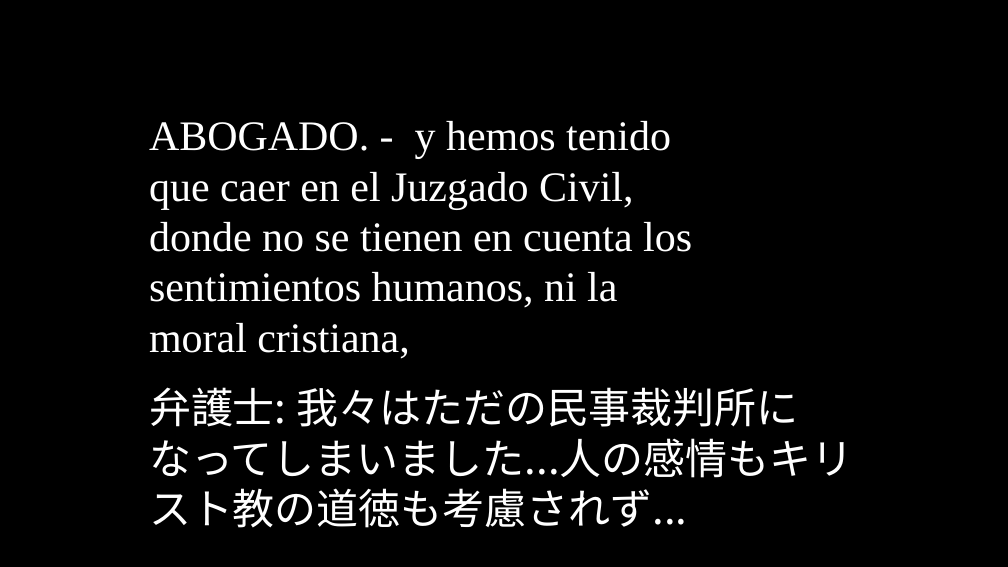
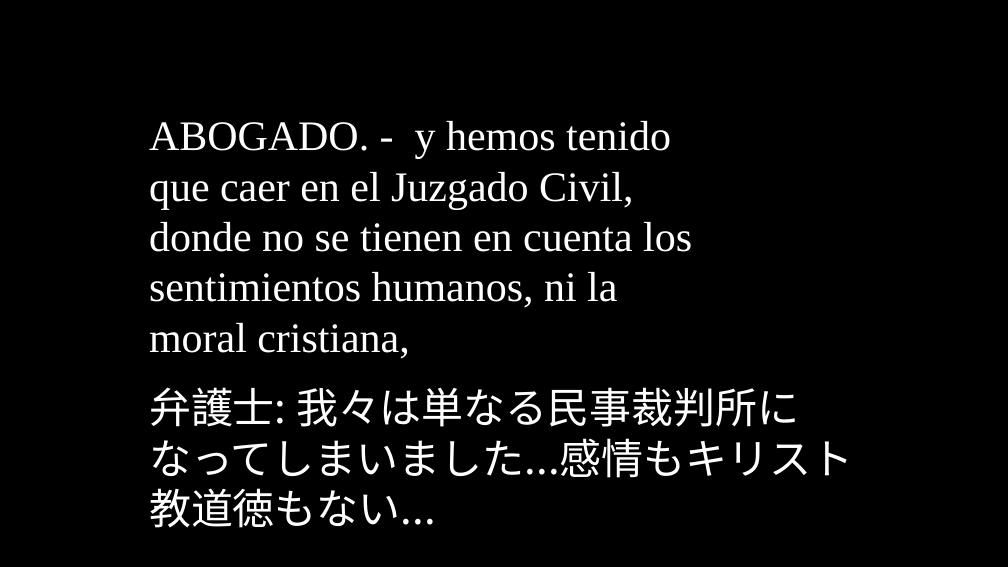
Before and after one commit to oulcggc/lang-drama-caption, a slide deck: slide 92 of complete-cap.pptx. Drawn at 1008x567 pixels with LibreOffice and Linux fonts; fonts in the diff are those of the drawing. Boxes give left, top, right and bottom in pixels: in the first picture for what was removed or moved away, otherwise in the second. Text is boxed around its words. In the diff, an @@ line names an element or a change of style, - is before the commit and + after.

```diff
--- a/complete-cap.pptx
+++ b/complete-cap.pptx
@@ text at (149,387,853,528): text changed @@
-弁護士: 我々はただの民事裁判所になってしまいました...人の感情もキリスト教の道徳も考慮されず...
+弁護士: 我々は単なる民事裁判所になってしまいました...感情もキリスト教道徳もない...
```
Also in this commit, not shown: 66 other slides changed, 1 slide removed, 3 other files.
